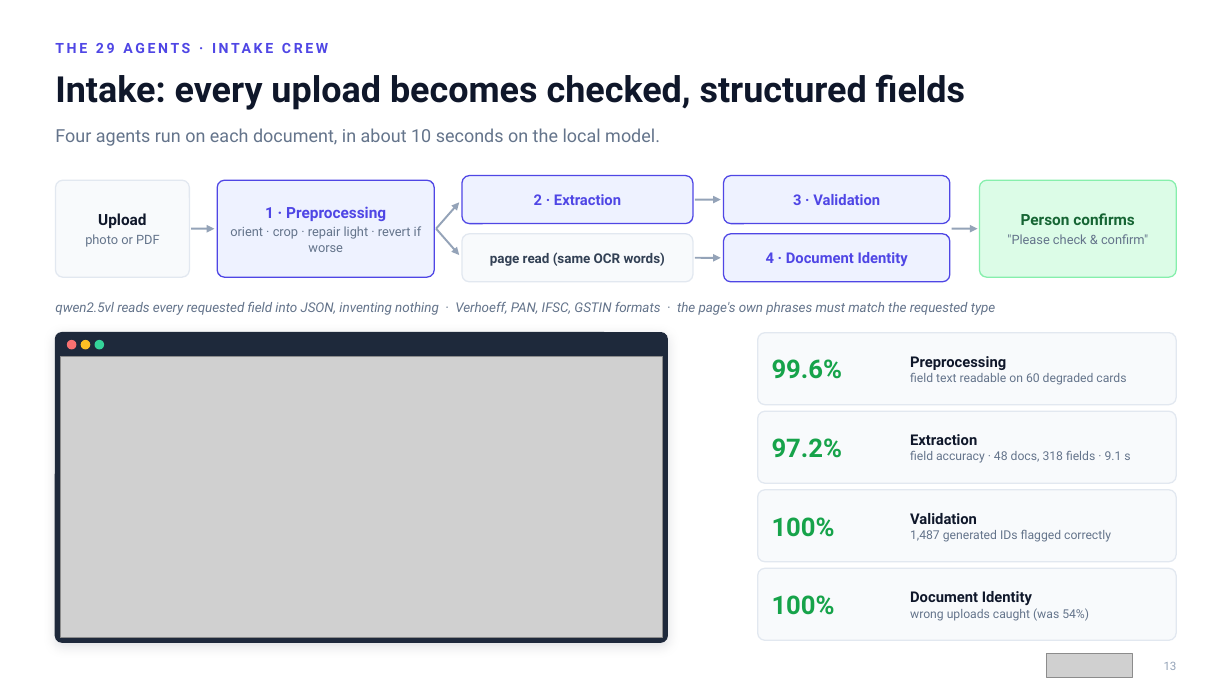
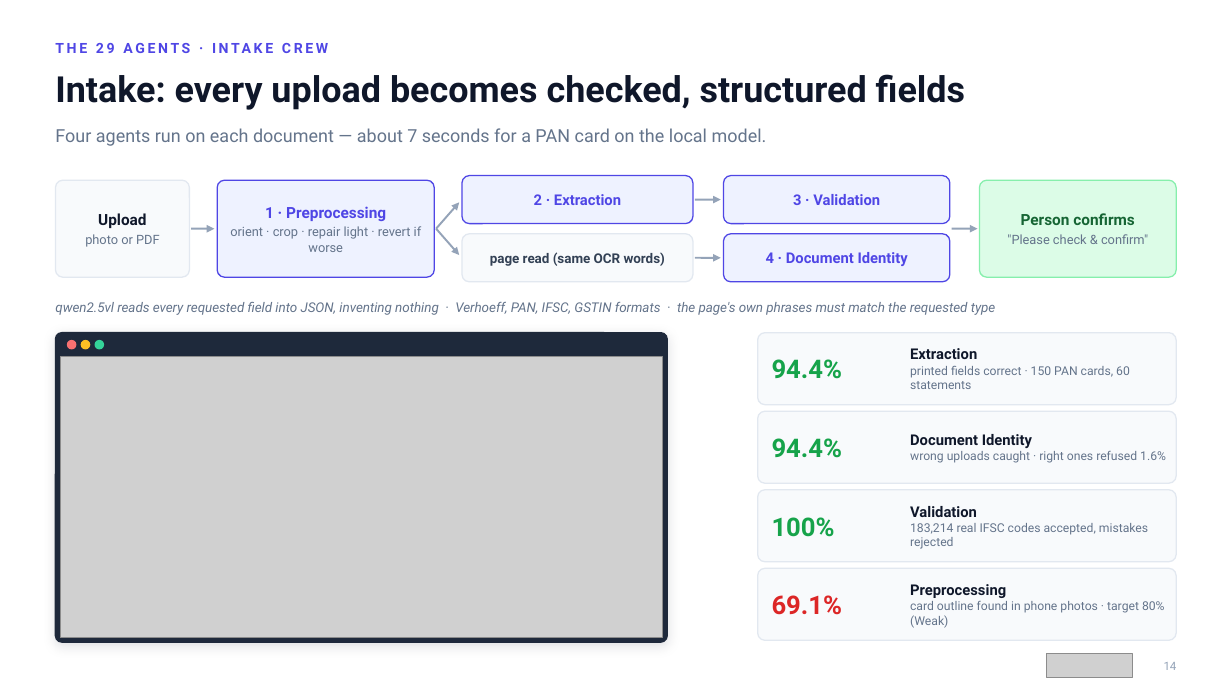
Before and after one commit to ShreyasBile/FinSight, a slide deck: slide 14 of docs/reports/07-FinSight-Project-Presentation.pptx (slide 13 before the commit). Drawn at 1232x693 pixels with LibreOffice and Linux fonts; fonts in the diff are those of the drawing; grey boxes stand for pictures. Boxes give left, top, right and bottom in pixels: in the first picture for what was removed or moved away, otherwise in the second. Text is boxed around its words. In the diff, an @@ line names an element or a change of style, - is before the commit and + after.

```diff
--- a/docs/reports/07-FinSight-Project-Presentation.pptx
+++ b/docs/reports/07-FinSight-Project-Presentation.pptx
@@ text at [55,128,767,146]: text changed @@
-Four agents run on each document, in about 10 seconds on the local model.
+Four agents run on each document — about 7 seconds for a PAN card on the local model.
@@ text at [772,359,843,379]: text changed @@
-99.6%
+94.4%
@@ text at [910,348,1130,389]: text changed @@
-Preprocessing
-field text readable on 60 degraded cards
+Extraction
+printed fields correct · 150 PAN cards, 60 statements
@@ text at [772,438,843,458]: text changed @@
-97.2%
+94.4%
@@ text at [910,434,1166,463]: text changed @@
-Extraction
-field accuracy · 48 docs, 318 fields · 9.1 s
+Document Identity
+wrong uploads caught · right ones refused 1.6%
@@ text at [910,523,1148,549]: text changed @@
-1,487 generated IDs flagged correctly
+183,214 real IFSC codes accepted, mistakes rejected
@@ text at [772,595,843,615]: text changed; text colour #16A34A to #DC2626 @@
-100%
+69.1%
@@ text at [910,584,1165,628]: text changed @@
-Document Identity
-wrong uploads caught (was 54%)
+Preprocessing
+card outline found in phone photos · target 80% (Weak)
@@ text at [1164,662,1177,670]: text changed @@
-13
+14
```
Also in this commit, not shown: 36 other slides changed, 4 slides added, 1 slide removed, 26 other files.
